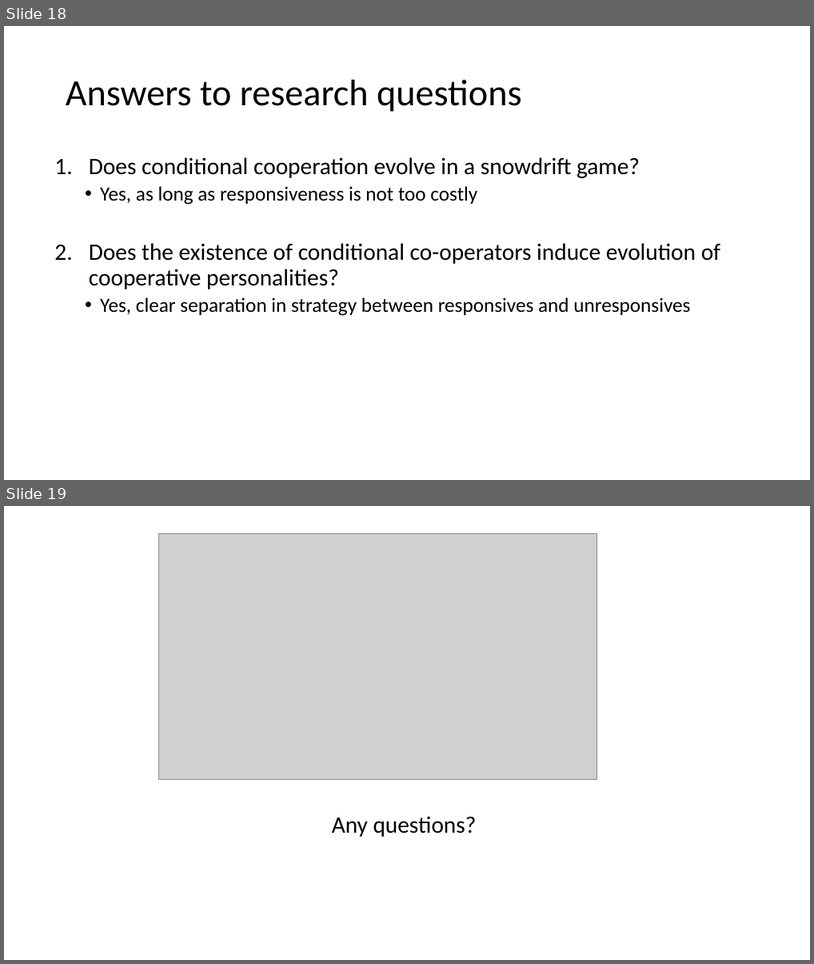
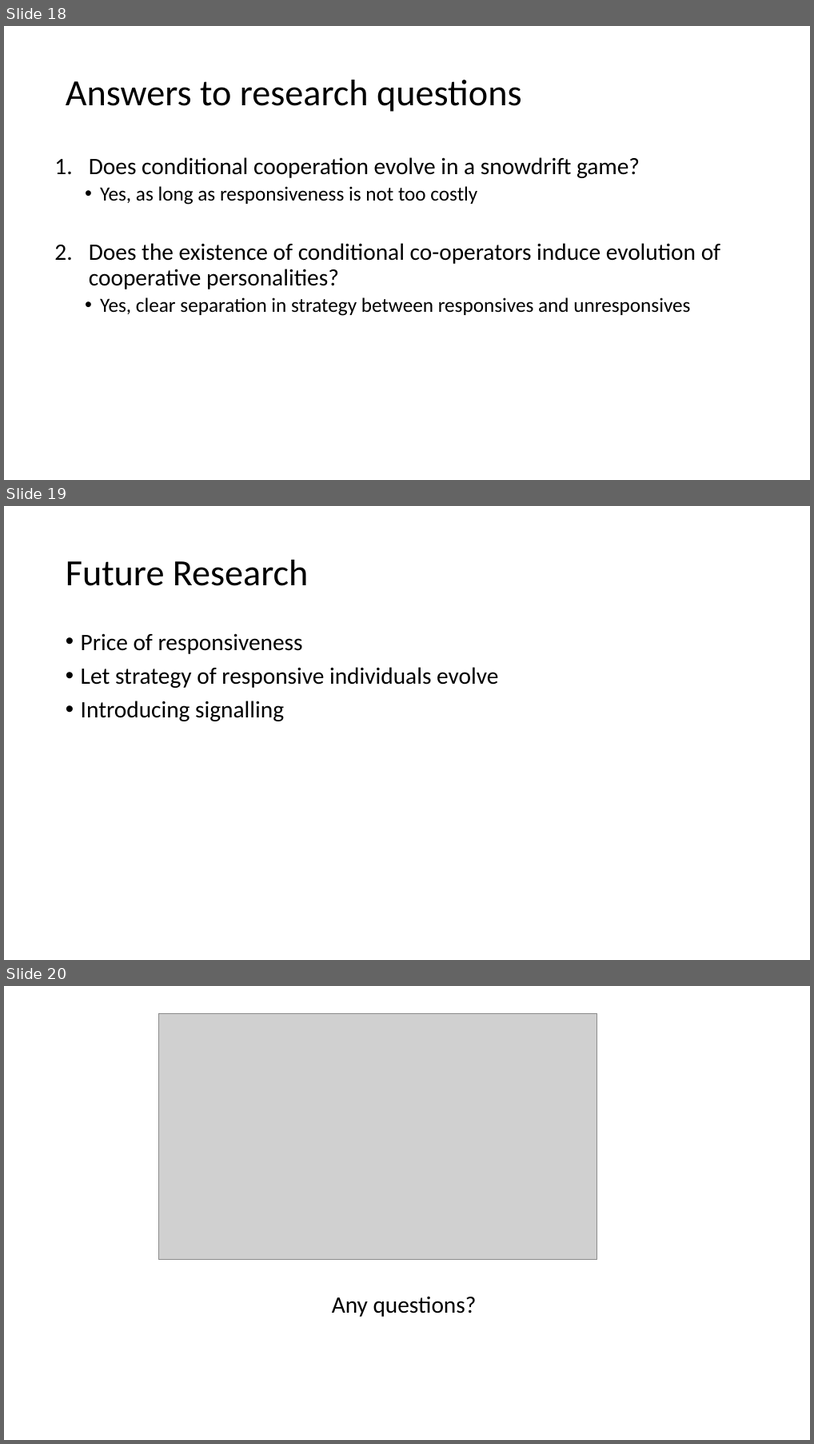
Before and after one commit to J-Damhuis/Cooperation, a slide deck: Presentations/Presentation_25-01-2019_final.pptx. Shown one above the other, each under a label of ours: slides 18 and 19 before the commit, slides 18, 19 and 20 after it. The pictures are 814x964 and 814x1444 pixels, drawn with LibreOffice and Linux fonts; fonts in the diff are those of the drawing; grey boxes stand for pictures. Boxes give left, top, right and bottom in pixels: in the first picture for what was removed or moved away, otherwise in the second. Text is boxed around its words. In the diff, an @@ line names an element or a change of style, - is before the commit and + after.

```diff
--- a/Presentations/Presentation_25-01-2019_final.pptx
+++ b/Presentations/Presentation_25-01-2019_final.pptx
@@ slide 19 added at [4, 506, 810, 960], background #FFFFFF @@
@@ title added at [66, 560, 309, 586], 44 pt, text #000000 @@
+Future Research
@@ text added at [81, 633, 498, 721], 28 pt, text #000000 @@
+• Price of responsiveness
+• Let strategy of responsive individuals evolve
+• Introducing signalling
@@ what was slide 19 is now slide 20 @@
```
Also in this commit, not shown: 7 slides changed, 2 other files.
